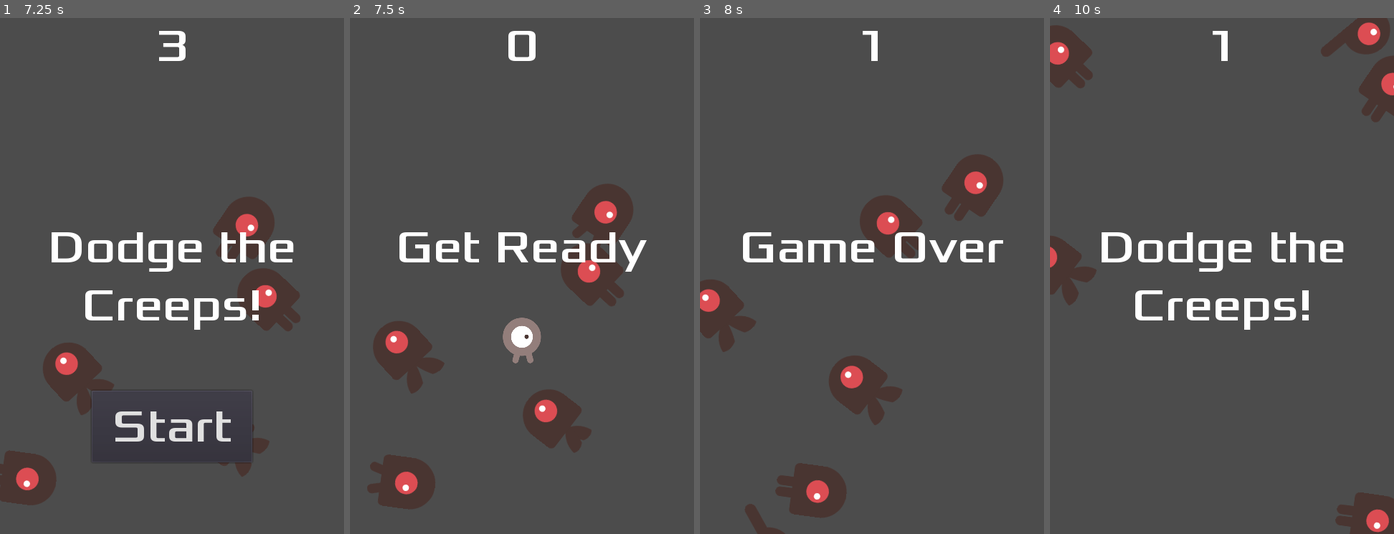
Above: before the commit, frames 1-4 (left to right).
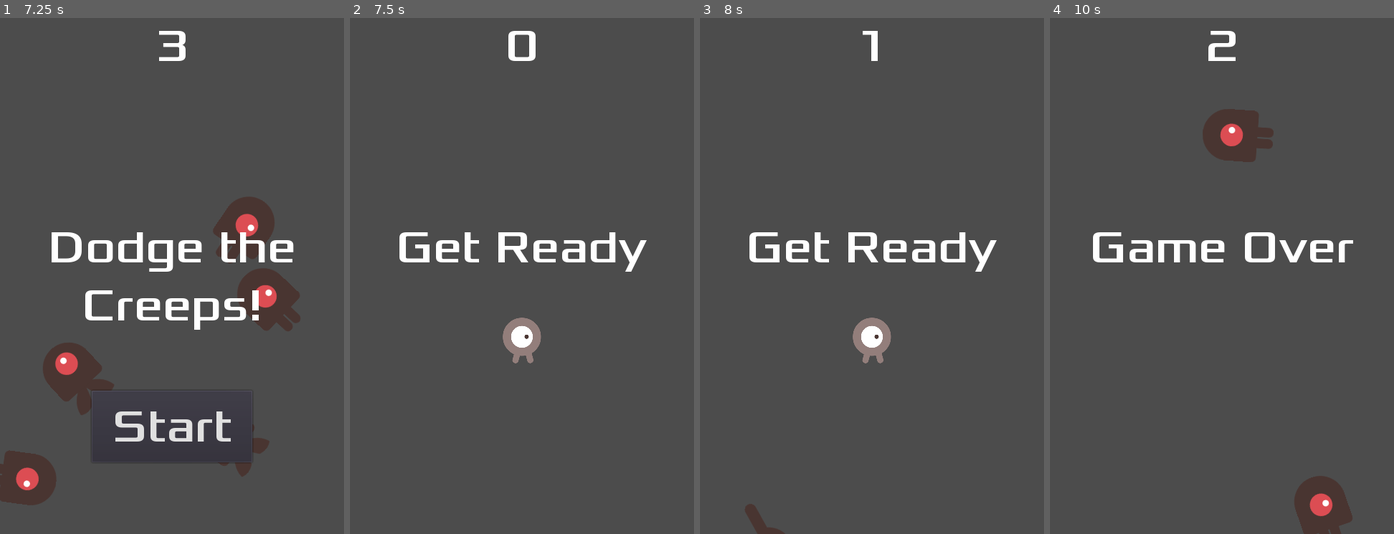
Above: after the commit, the same moments.

Repository: marpor/godot_first_2d_game
Game: Godot game, scene res://Main.tscn
The game is run twice, just before and just after one commit, with the same random seed, the same clock (stepped at 60 frames per second) and the same inputs.
Inputs:
- Up to frame 1 (7.25 s): click "Start" at 0.5 s; tap Enter at 1.25 s; hold Right (move_right) 1.28-2.03 s; hold Down (move_down) 2.03-2.78 s; hold Right (move_right) 2.78-3.53 s; hold Up (move_up) 3.53-4.28 s; hold Left (move_left) 4.28-5.78 s; hold Down (move_down) 5.78-6.53 s; hold Right (move_right) from 6.53 s (still down)
- Up to frame 2 (7.5 s): release Right (move_right) at 7.25 s; click "Start" at 7.25 s
- Up to frame 3 (8 s): no input
- Up to frame 4 (10 s): hold Up (move_up) 8.03-8.78 s; hold Right (move_right) 8.78-9.53 s; hold Down (move_down) from 9.53 s (still down)

Frame 1 is identical in both runs. In frame 2, 7.3% of the frame differs, in the area x 5-83%, y 32-96%; in frame 3, 10%; in frame 4, 11%, in the area x 0-100%, y 0-100%.

Commit message:
Heads up display. Removing old creeps

Diff:
--- a/Main.gd
+++ b/Main.gd
@@ -17,6 +17,7 @@
 	$StartTimer.start()
 	$HUD.update_score(score)
 	$HUD.show_message("Get Ready")
+	get_tree().call_group("mobs", "queue_free")
 
 func _on_ScoreTimer_timeout():
 	score += 1
--- a/Mob.tscn
+++ b/Mob.tscn
@@ -49,6 +49,6 @@
 rotation = 1.5708
 shape = SubResource( 2 )
 
-[node name="VisibilityNotifier2D" type="VisibilityNotifier2D" parent="."]
+[node name="VisibilityNotifier2D" type="VisibilityNotifier2D" parent="." groups=["mobs"]]
 
 [connection signal="screen_exited" from="VisibilityNotifier2D" to="." method="_on_VisibilityNotifier2D_screen_exited"]
